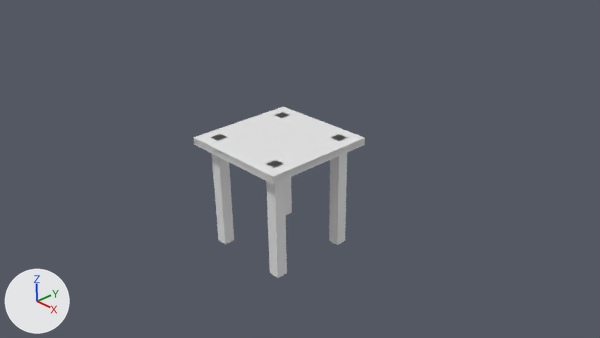
The Blender file Art/table.blend, before and after one commit.
The view is the same before and after, from the file's camera 'Camera'. Lighting does not change. The marker at lower left points along +X, +Y and +Z.
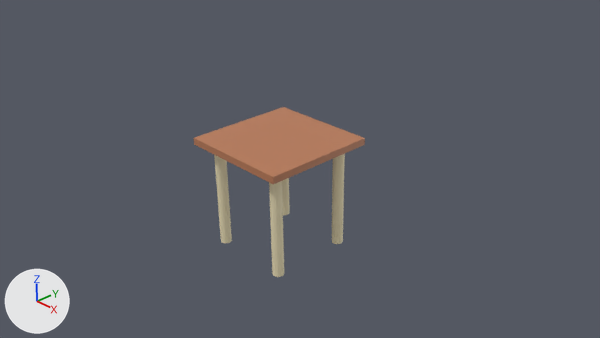
What differs and where, as boxes [x1, y1, x2, y2] in the pictures (600 x 338 px):
'Table', recoloured, surface changed
    both: [194, 107, 365, 277]
'Cube.001', hidden
    before: [193, 107, 365, 183]
'Cube.002', hidden
    before: [266, 160, 287, 278]
'Cube.005', hidden
    before: [329, 134, 347, 245]
'Cube.003', hidden
    before: [211, 134, 234, 244]
'Cube.004', hidden
    before: [277, 112, 292, 215]

The change, as a diff of the scene's bpy script:
```diff
--- a/Art/table.blend.py
+++ b/Art/table.blend.py
@@ img_lightfurnituretexture_png @@
+img_lightfurnituretexture_png = load_image('LightFurnitureTexture.png', '../Deployment/Data/Textures/LightFurnitureTexture.png', 2048, 1024, 'sRGB')
@@ mat_lightfurnituretexture_png @@
+mat_lightfurnituretexture_png = principled_material('LightFurnitureTexture.png')
+mat_lightfurnituretexture_png.texture = img_lightfurnituretexture_png
@@ me_cube_001 @@
 me_cube_001.from_pydata(...)  # 280 vertices, 78 faces; spans x -1.0..1.0, y -1.0..1.0, z -1.01..0.99
 # used by ob_table; location = (0.0, 0.0, 0.0)
+# me_cube_001 part 1: texture (UV) coordinates changed
+me_cube_001.materials.append(mat_lightfurnituretexture_png)  # picture img_lightfurnituretexture_png
@@ ob_cube_005 @@
 ob_cube_005.scale = (0.1, 0.1, 1.0)
+ob_cube_005.hide_viewport = True
@@ ob_cube_004 @@
 ob_cube_004.scale = (0.1, 0.1, 1.0)
+ob_cube_004.hide_viewport = True
@@ ob_cube_003 @@
 ob_cube_003.scale = (0.1, 0.1, 1.0)
+ob_cube_003.hide_viewport = True
@@ ob_cube_002 @@
 _m = ob_cube_002.modifiers.new('EdgeSplit', 'EDGE_SPLIT')
+ob_cube_002.hide_viewport = True
@@ ob_cube_001 @@
 ob_cube_001.scale = (1.0, 1.0, 0.05)
+ob_cube_001.hide_viewport = True
```
